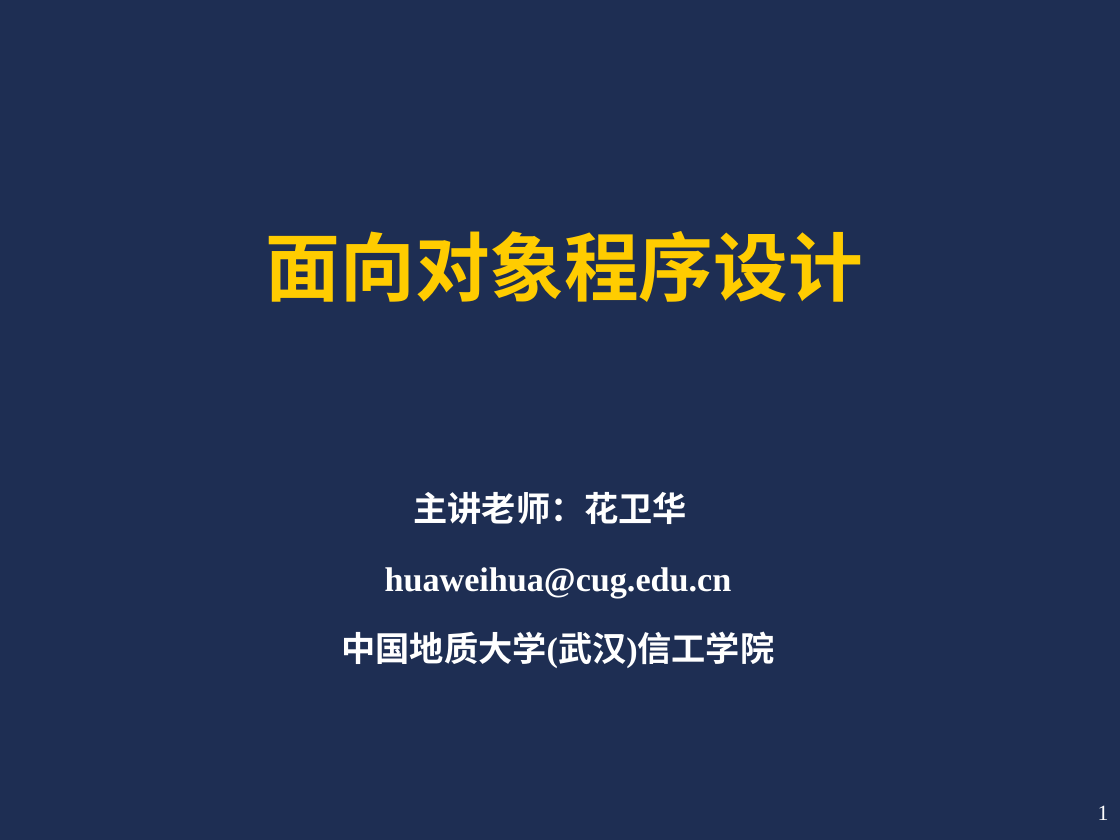
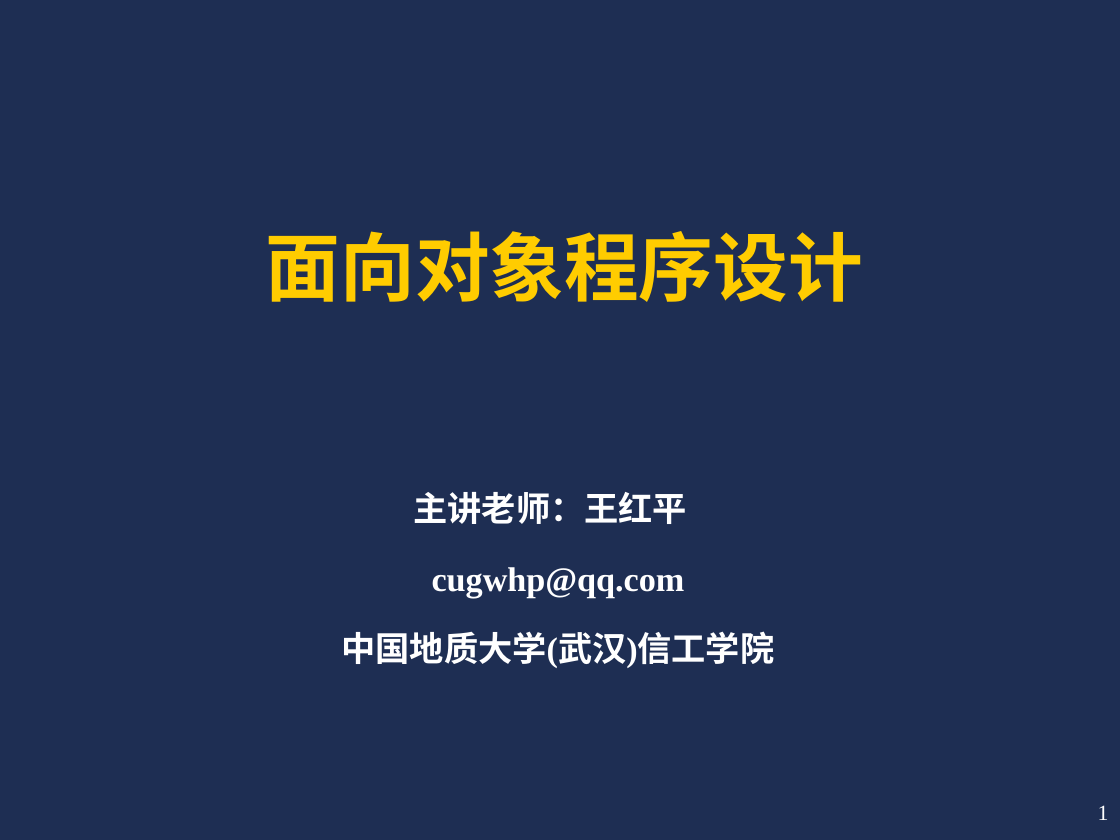
Before and after one commit to cugwhp/OOPCPP, a slide deck: slide 1 of 02.PPT/第8章 多态/c++8.ppt. Drawn at 1120x840 pixels with LibreOffice and Linux fonts; fonts in the diff are those of the drawing. Boxes give left, top, right and bottom in pixels: in the first picture for what was removed or moved away, otherwise in the second. Text is boxed around its words. In the diff, an @@ line names an element or a change of style, - is before the commit and + after.

```diff
--- a/02.PPT/第8章 多态/c++8.ppt
+++ b/02.PPT/第8章 多态/c++8.ppt
@@ text at [414,492,687,598]: text changed @@
-主讲老师：花卫华
-huaweihua@cug.edu.cn
+主讲老师：王红平
+cugwhp@qq.com
```
Also in this commit, not shown: 11 other files.
